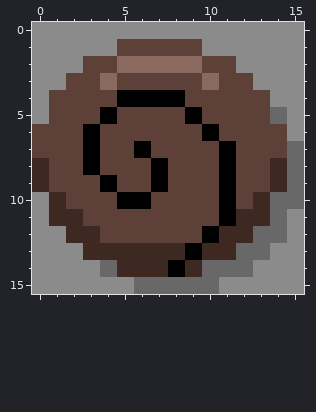
Two states of a pixel-art file, Assets/Art/UI/Icons/Item Icons/Quest Items/Icon_SnailShell.aseprite. The picture above is the old version.
16x16 pixels, 1 frame. Colours within 5 levels of each other are drawn and written as one.
Now the later version:
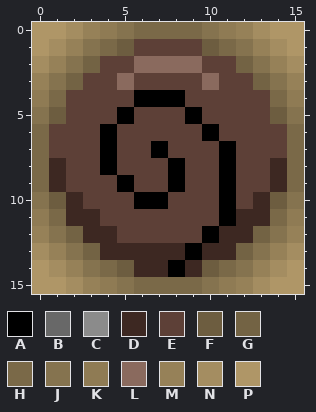
Palette (. is transparent): A #000000  B #686868  C #8b8b8b  D #3d2822  E #5d4037  F #6d5d40  G #736344  H #7a6948  J #85734f  K #8f7b54  L #8a6a5e  M #968158  N #a48d61  P #af9667
From old to new:
Layers "Item", "Shadow":
y 0: x 0..15 CCCCCCCCCCCCCCCC -> PPNMKJHHHHJKMNPP
y 1: x 0..5 CCCCCE -> PNMJHF; x 10..15 CCCCCC -> FHJMNP
y 2: x 0..3 CCCE -> NMJG; x 5 L -> E; x 12..15 CCCC -> GJMN
y 3: x 0..2 CCE -> MJG; x 4..5 LE -> EL; x 13..15 CCC -> GJM
y 4: x 0..1 CE -> KH; x 5 A -> E; x 14..15 CC -> HK
y 5: x 0..1 CE -> JF; x 4..5 AE -> EA; x 14..15 BC -> FJ
y 6: x 0 E -> H; x 3..4 AE -> EA; x 15 C -> H
y 7: x 0 E -> H; x 3..4 AE -> EA; x 6..7 AE -> EA; x 15 B -> H
y 8: x 0..1 DE -> HD; x 3..4 AE -> EA; x 7..8 AE -> EA; x 15 B -> H
y 9: x 0..1 DE -> HD; x 4..5 AE -> EA; x 7..8 AE -> EA; x 15 B -> H
y 10: x 0..2 CDE -> JFD; x 5 A -> E; x 7 E -> A; x 14..15 BB -> FJ
y 11: x 0..1 CD -> KH; x 3 E -> D; x 14..15 BC -> HK
y 12: x 0..2 CCD -> MJG; x 4 E -> D; x 13..15 BBC -> GJM
y 13: x 0..3 CCCD -> NMJG; x 12..15 BBCC -> GJMN
y 14: x 0..5 CCCCBD -> PNMJHF; x 10..15 BBBCCC -> FHJMNP
y 15: x 0..15 CCCCCCBBBBBCCCCC -> PPNMKJHHHHJKMNPP
Boxes around the changes in both pictures, in picture pixels (x1, y1, x2, y2):
changed: (32, 22, 304, 294)
